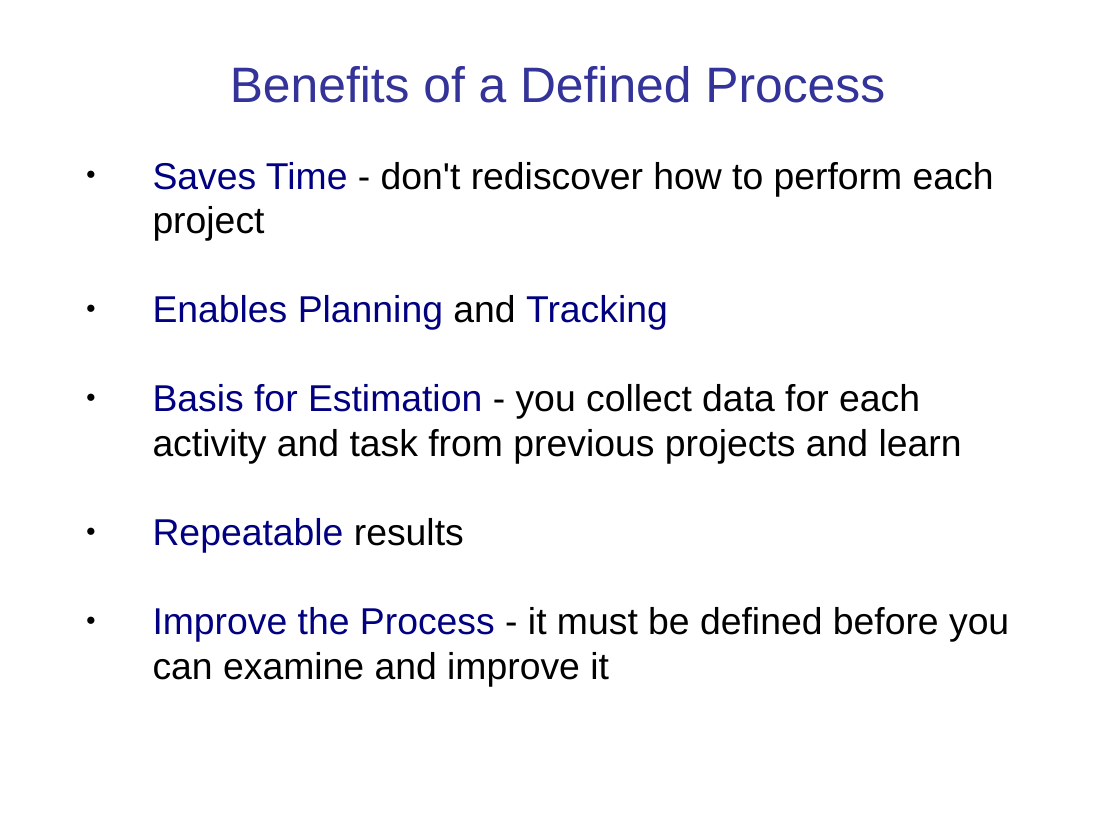
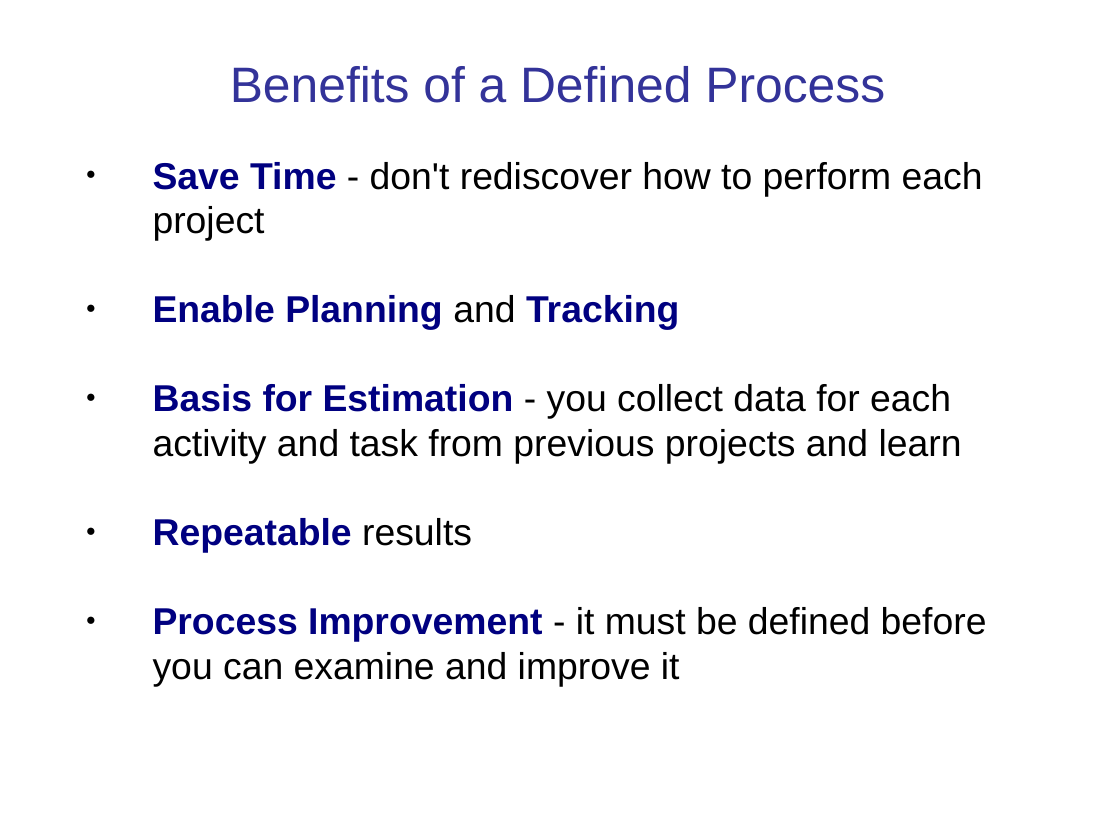
Before and after one commit to cpske/ISP, a slide deck: slide 18 of software-process/Introduction-software-process.pptx. Drawn at 1120x840 pixels with LibreOffice and Linux fonts; fonts in the diff are those of the drawing. Boxes give left, top, right and bottom in pixels: in the first picture for what was removed or moved away, otherwise in the second. Text is boxed around its words. In the diff, an @@ line names an element or a change of style, - is before the commit and + after.

```diff
--- a/software-process/Introduction-software-process.pptx
+++ b/software-process/Introduction-software-process.pptx
@@ text at [153,162,983,330]: text changed @@
-● Saves Time - don't rediscover how to perform each project
-● Enables Planning and Tracking
+● Save Time - don't rediscover how to perform each project
+● Enable Planning and Tracking
@@ text at [153,384,962,553]: bold on in "Basis for Estimation", "Repeatable"; indent changed @@
@@ text at [153,607,987,686]: text changed @@
-● Improve the Process - it must be defined before you can examine and improve it
+● Process Improvement - it must be defined before you can examine and improve it
```
Also in this commit, not shown: 26 other slides changed, 16 other files.
